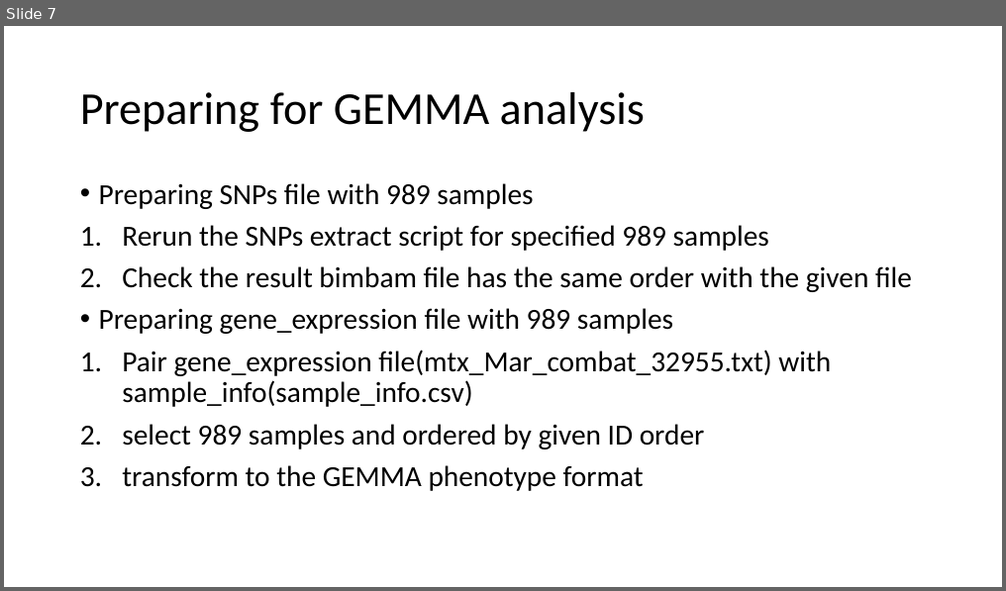
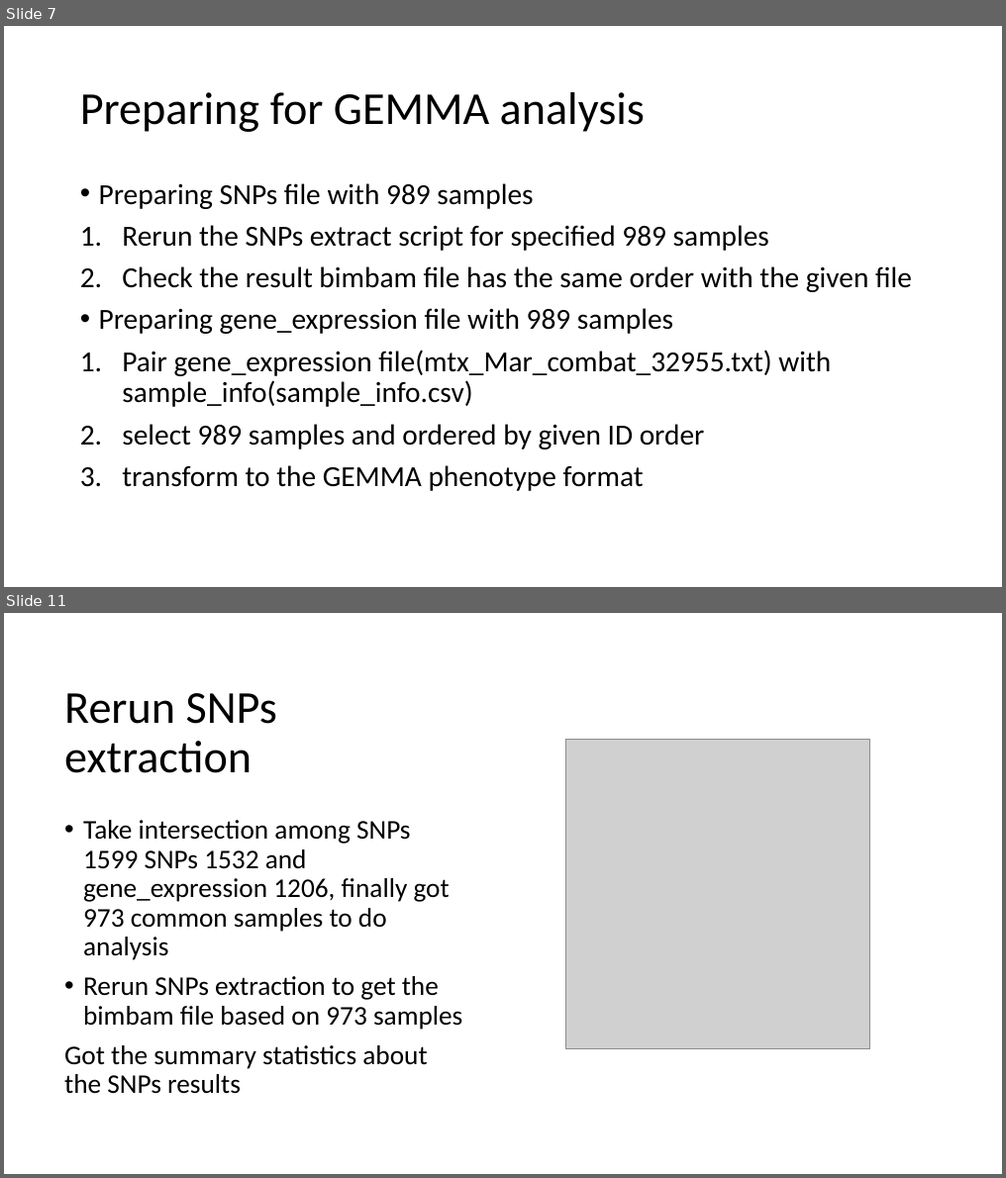
Before and after one commit to yuemolin/TWAS_study, a slide deck: presentation/Presentation1.pptx. Shown one above the other, each under a label of ours: slide 7 before the commit, slides 7 and 11 after it; the slides between them are not shown. The pictures are 1006x591 and 1006x1178 pixels, drawn with LibreOffice and Linux fonts; fonts in the diff are those of the drawing; grey boxes stand for pictures. Boxes give left, top, right and bottom in pixels: in the first picture for what was removed or moved away, otherwise in the second. Text is boxed around its words. In the diff, an @@ line names an element or a change of style, - is before the commit and + after.

```diff
--- a/presentation/Presentation1.pptx
+++ b/presentation/Presentation1.pptx
@@ slide 11 added at (x1=4, y1=613, x2=1002, y2=1174), background #FFFFFF @@
@@ title added at (x1=64, y1=693, x2=277, y2=773), 44 pt, text #000000 @@
+Rerun SNPs extraction
@@ picture added at (x1=566, y1=739, x2=869, y2=1049) @@
@@ text added at (x1=64, y1=820, x2=462, y2=1094), 26 pt, text #000000 @@
+• Take intersection among SNPs 1599 SNPs 1532 and gene_expression 1206, finally got 973 common samples to do analysis
+• Rerun SNPs extraction to get the bimbam file based on 973 samples
+Got the summary statistics about the SNPs results
```
Also in this commit, not shown: 1 slide changed, 4 other slides added, 1 slide removed.
